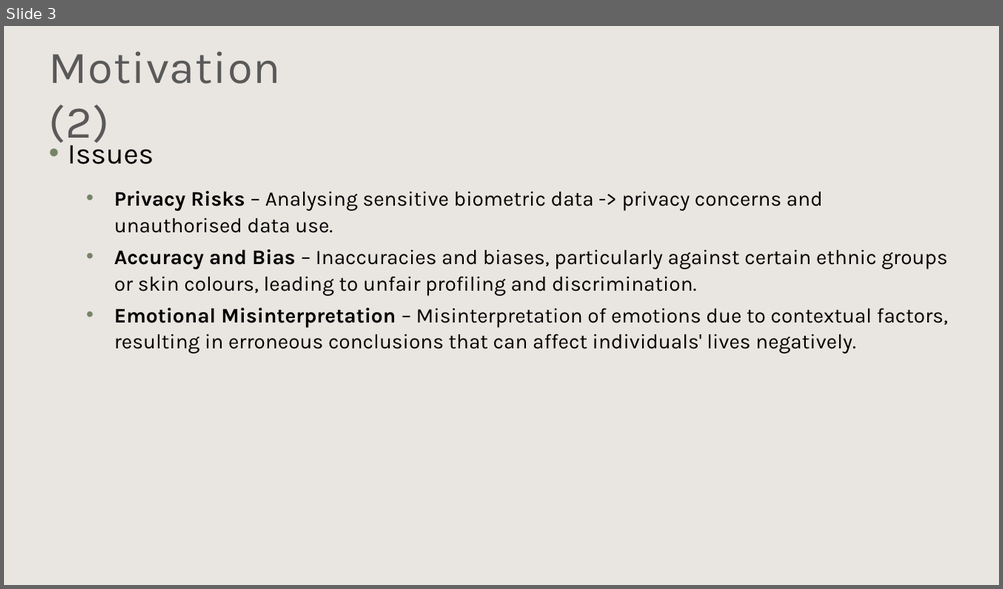
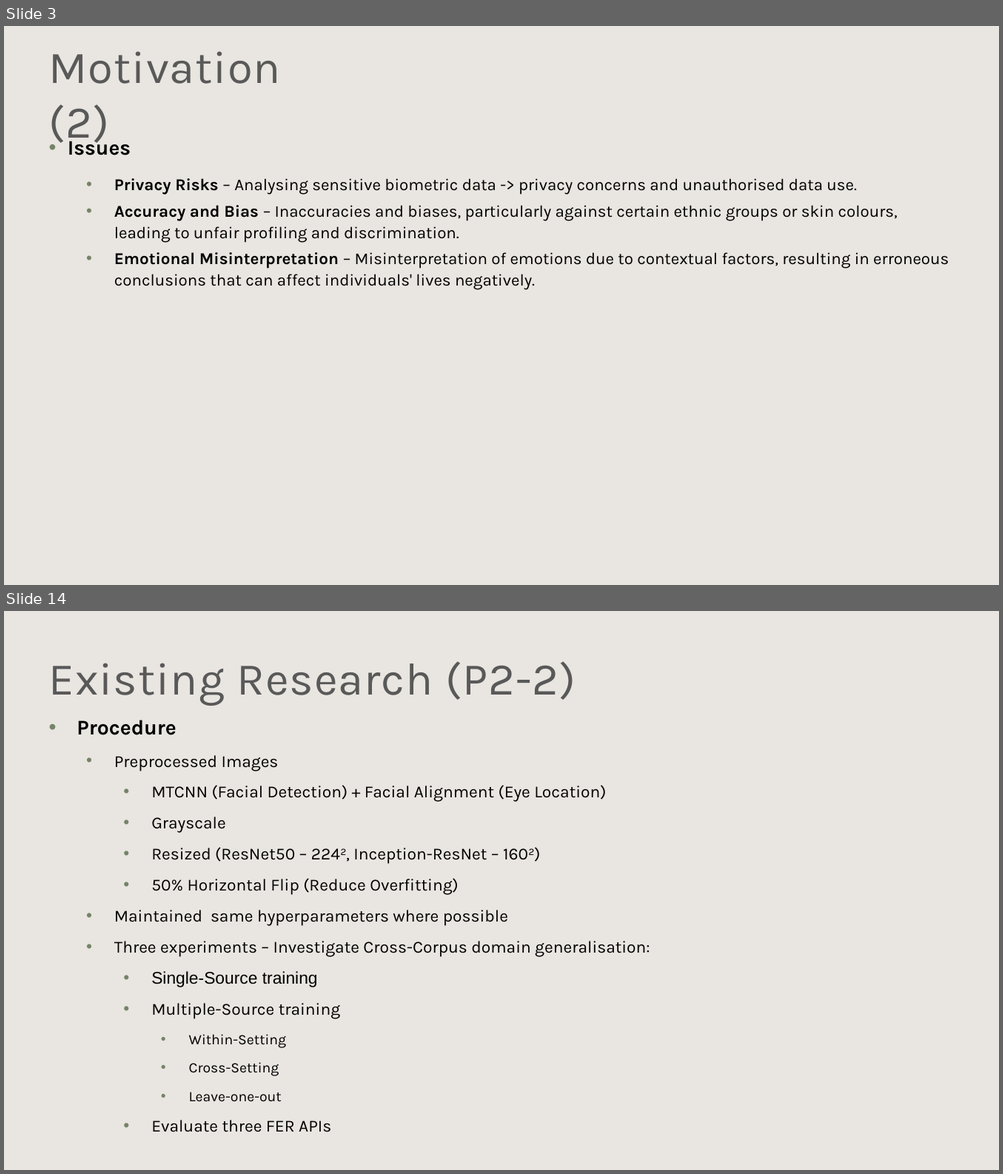
Before and after one commit to Jer0me123/Deep-Learning-For-Computer-Vision, a slide deck: ICS5118 - Facial Emotion Detection.pptx. Shown one above the other, each under a label of ours: slide 3 before the commit, slides 3 and 14 after it; the slides between them are not shown. The pictures are 1003x589 and 1003x1174 pixels, drawn with LibreOffice and Linux fonts; fonts in the diff are those of the drawing; background and template pictures are left out. Boxes give left, top, right and bottom in pixels: in the first picture for what was removed or moved away, otherwise in the second. Text is boxed around its words. In the diff, an @@ line names an element or a change of style, - is before the commit and + after.

Commit message:
FaceAlignment + Other Stuff

```diff
--- a/ICS5118 - Facial Emotion Detection.pptx
+++ b/ICS5118 - Facial Emotion Detection.pptx
@@ slide 14 added at (4, 611, 999, 1170), background #FFFFFF; not listed: 1 template element that a slide beside it also shows @@
@@ text added at (49, 661, 575, 706), 44 pt, text #595959 @@
+Existing Research (P2-2)
@@ text added at (77, 720, 649, 1133), 16.3 pt, text #000000 @@
+• Procedure
+  • Preprocessed Images
+    • MTCNN (Facial Detection) + Facial Alignment (Eye Location)
+    • Grayscale
+    • Resized (ResNet50 – 2242, Inception-ResNet – 1602)
+    • 50% Horizontal Flip (Reduce Overfitting)
+  • Maintained same hyperparameters where possible
+  • Three experiments – Investigate Cross-Corpus domain generalisation:
+    • Single-Source training
+    • Multiple-Source training
+      • Within-Setting
+      • Cross-Setting
+      • Leave-one-out
+    • Evaluate three FER APIs
@@ slide 3 changed as well @@
@@ text "Issues" at (68, 136, 948, 290): size 28 to 20 pt, bold on in "Issues"; size 20 to 16 pt @@
```
Also in this commit, not shown: 1 other slide changed, 13 other slides added, 7 other files.
